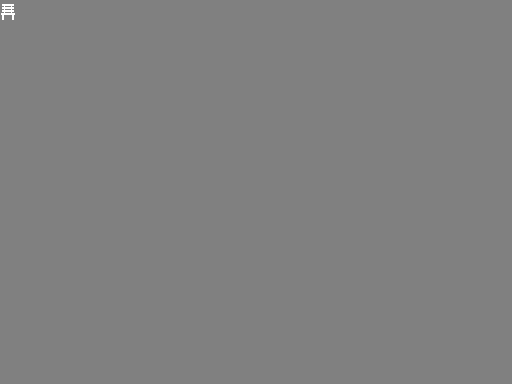
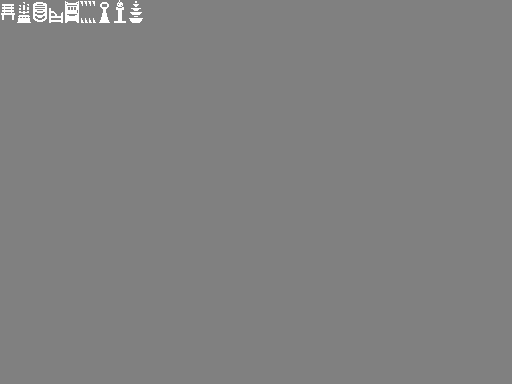
Layer changes from the first 512 x 384 image to the second:
painted on "Background" over [17, 0, 143, 23]
